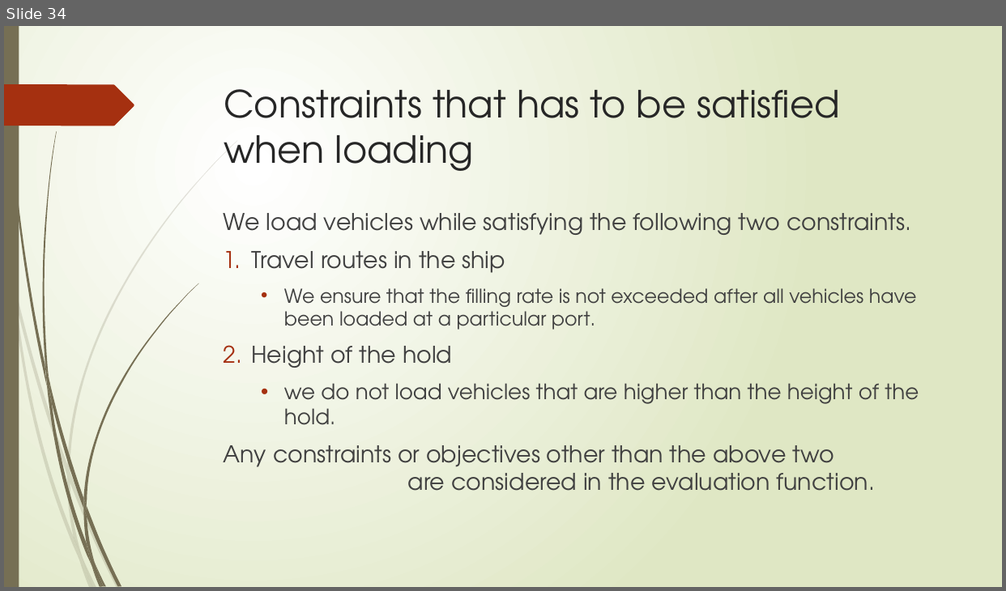
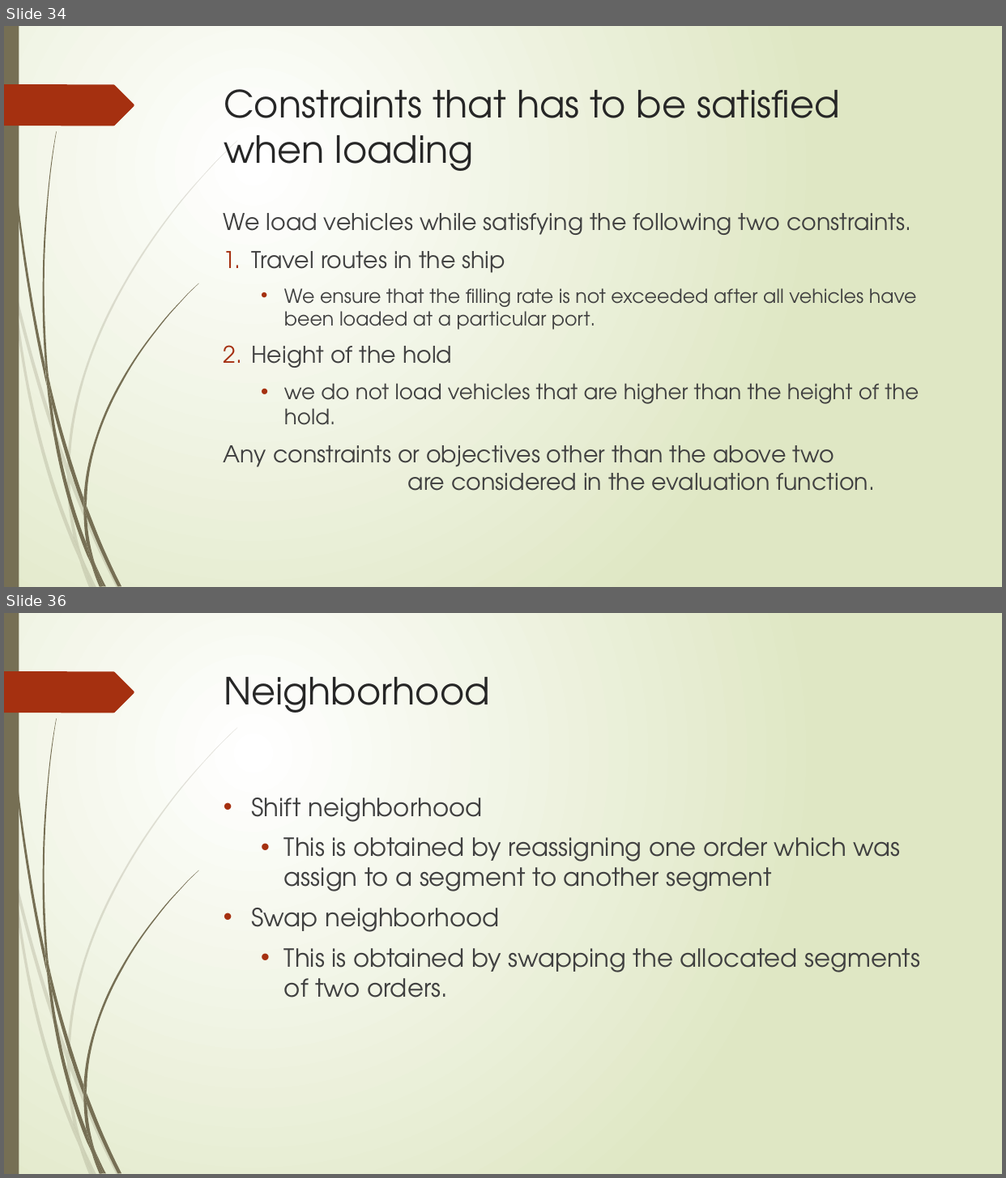
Before and after one commit to r-kurosu/kline_new, a slide deck: 竹田_合同研究会.pptx. Shown one above the other, each under a label of ours: slide 34 before the commit, slides 34 and 36 after it; the slides between them are not shown. The pictures are 1006x591 and 1006x1178 pixels, drawn with LibreOffice and Linux fonts; fonts in the diff are those of the drawing. Boxes give left, top, right and bottom in pixels: in the first picture for what was removed or moved away, otherwise in the second. Text is boxed around its words. In the diff, an @@ line names an element or a change of style, - is before the commit and + after.

```diff
--- a/竹田_合同研究会.pptx
+++ b/竹田_合同研究会.pptx
@@ slide 36 added at <box>4,613,1002,1174</box>, background gradient #FFFFFF to #DFE8C4; not listed: 24 template elements that a slide beside it also shows @@
@@ title added at <box>224,677,490,713</box>, 36 pt, text #262626 @@
+Neighborhood
@@ text added at <box>252,798,921,998</box>, 24 pt, text #404040 @@
+• Shift neighborhood
+  • This is obtained by reassigning one order which was assign to a segment to another segment
+• Swap neighborhood
+  • This is obtained by swapping the allocated segments of two orders.
```
Also in this commit, not shown: 3 slides changed, 3 other slides added.
